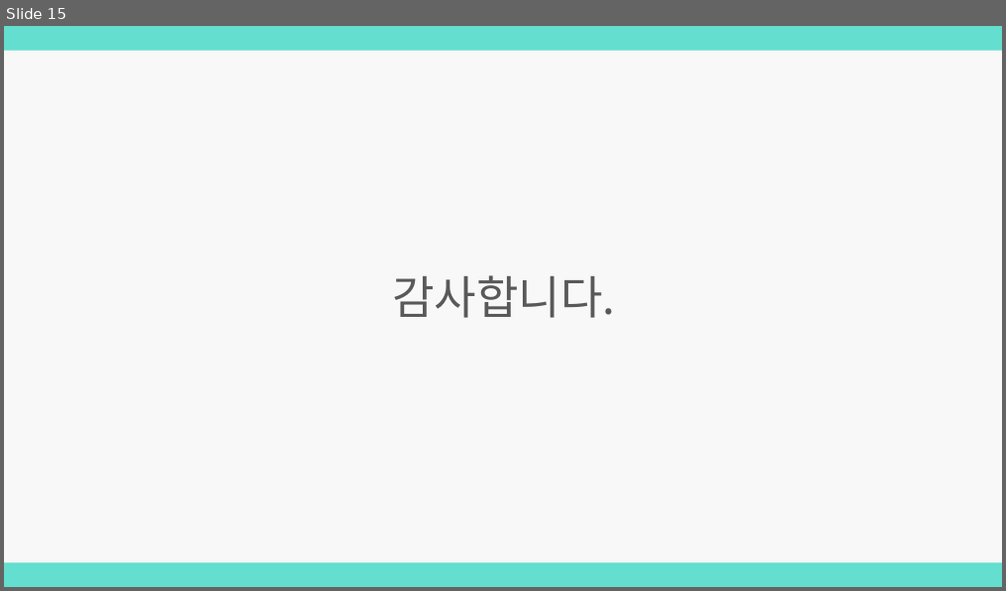
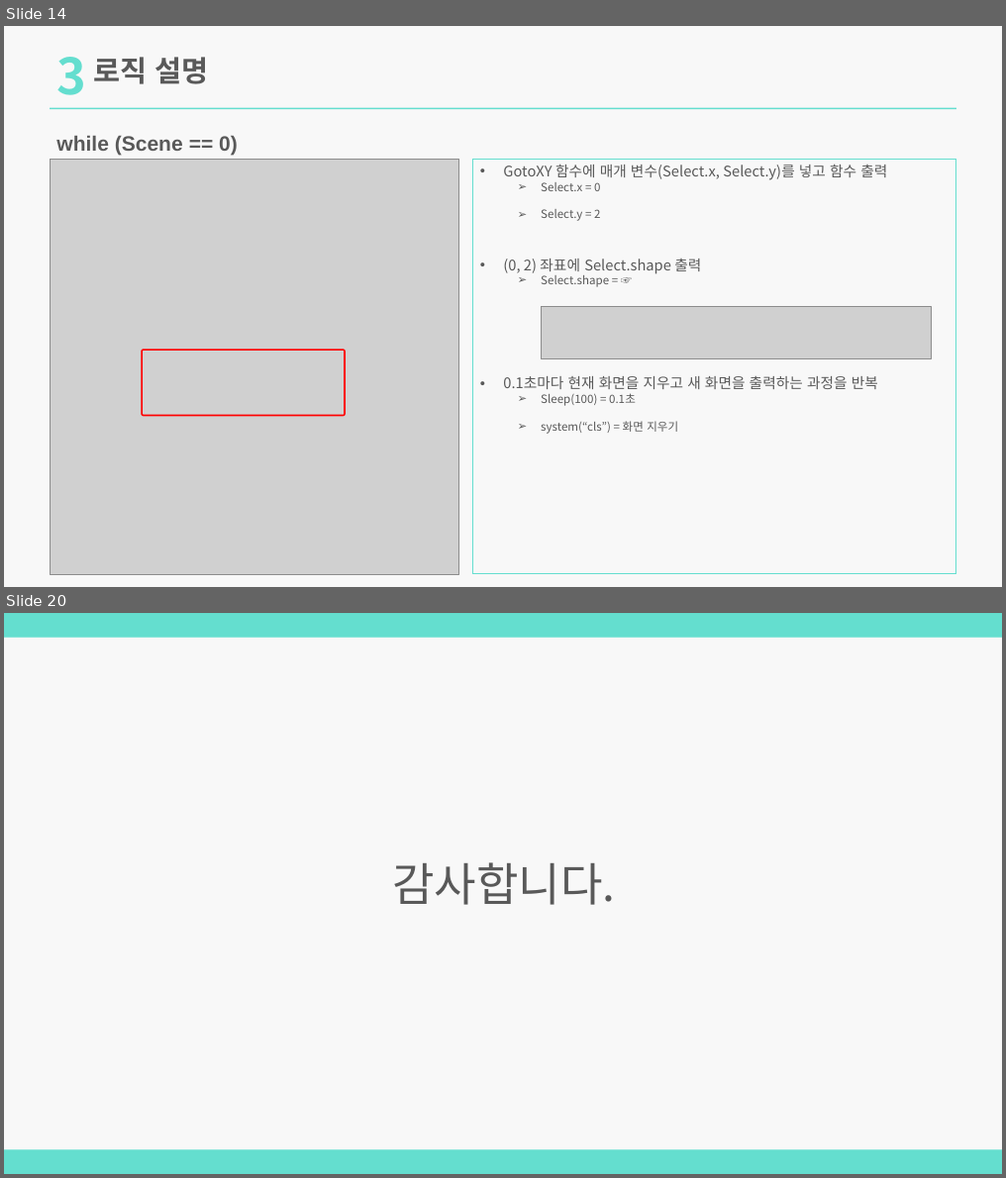
Before and after one commit to lim7635/MatchCard, a slide deck: MatchCard.pptx. Shown one above the other, each under a label of ours: slide 15 before the commit, slides 14 and 20 after it; the slides between them are not shown. The pictures are 1006x591 and 1006x1178 pixels, drawn with LibreOffice and Linux fonts; fonts in the diff are those of the drawing; grey boxes stand for pictures. Boxes give left, top, right and bottom in pixels: in the first picture for what was removed or moved away, otherwise in the second. Text is boxed around its words. In the diff, an @@ line names an element or a change of style, - is before the commit and + after.

Commit message:
2024.02.25 로직 설명 추가
while (Scene == 0) & Countdown();

```diff
--- a/MatchCard.pptx
+++ b/MatchCard.pptx
@@ slide 14 added at [4,26,1002,587], background #F2F2F2 at 50% opacity @@
@@ text added at [57,57,87,95], 48 pt, text #64DECF, bold @@
+3
@@ text added at [93,57,209,84], 28 pt, text #595959, bold @@
+로직 설명
@@ rectangle added at [50,107,956,109], fill #64DECF @@
@@ text added at [56,136,238,155], 20 pt, text #595959, bold @@
+while (Scene == 0)
@@ picture added at [50,159,459,574] @@
@@ rectangle added at [472,159,956,574], outline #64DECF 1 pt, 14 pt, text #595959 @@
+• GotoXY 함수에 매개 변수(Select.x, Select.y)를 넣고 함수 출력
+  ➢ Select.x = 0
+  ➢ Select.y = 2
+• (0, 2) 좌표에 Select.shape 출력
+  ➢ Select.shape = ☞
+• 0.1초마다 현재 화면을 지우고 새 화면을 출력하는 과정을 반복
+  ➢ Sleep(100) = 0.1초
+  ➢ system(“cls”) = 화면 지우기
@@ picture added at [542,307,932,360] @@
@@ rounded rectangle added at [142,350,345,416], outline #FF0000 1.5 pt @@
@@ what was slide 15 is now slide 20 @@
```
Also in this commit, not shown: 8 slides changed, 10 other slides added, 6 slides removed, 8 other files.
